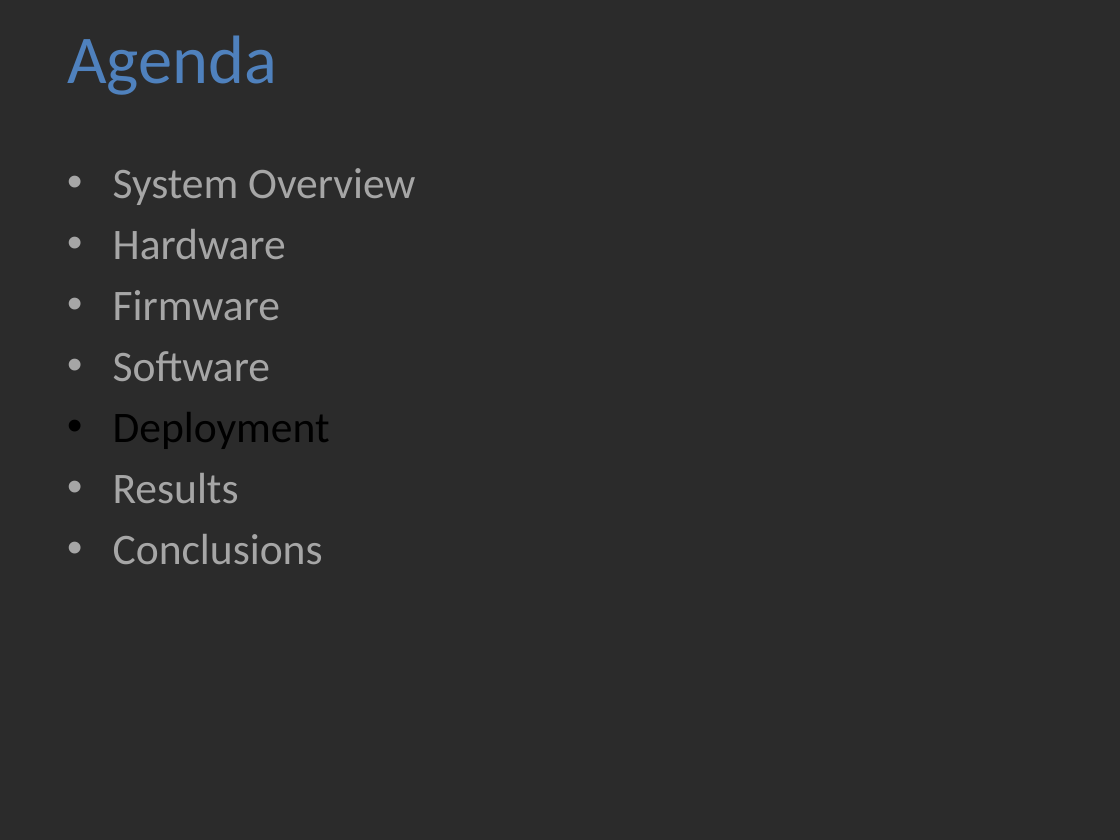
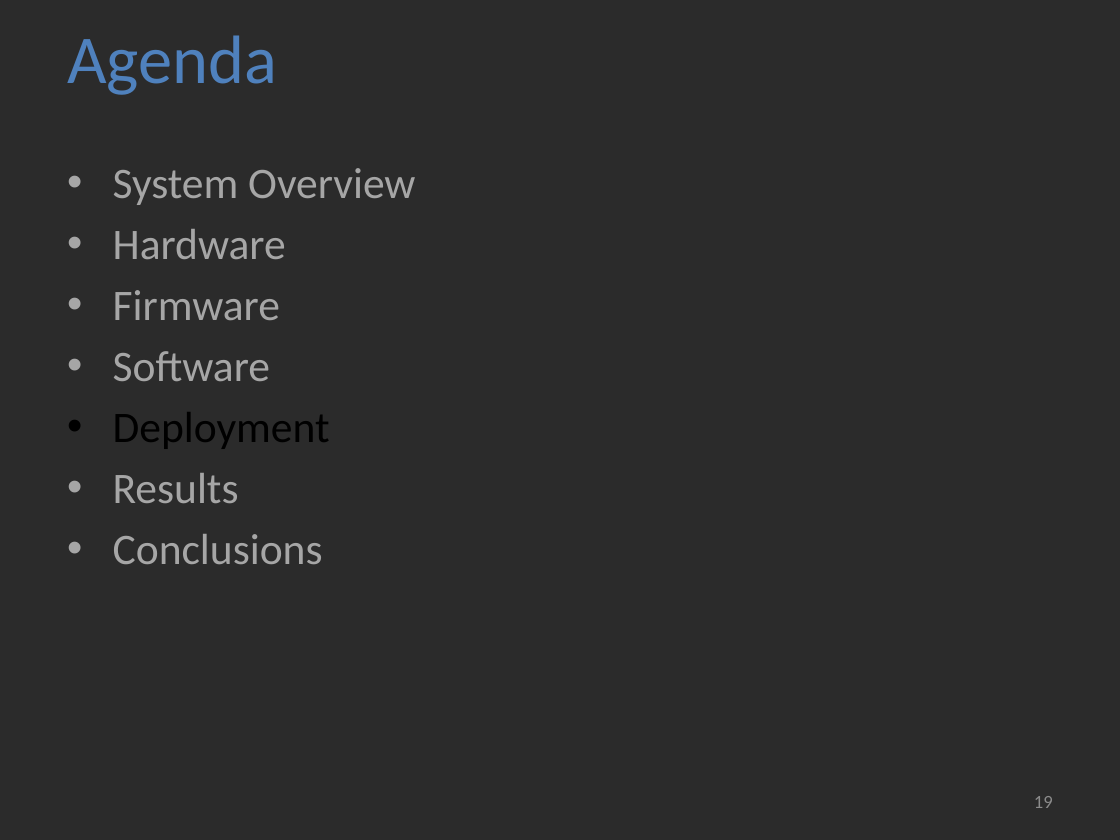
Before and after one commit to jolleekin/tiu-tracking, a slide deck: slide 19 of Docs/TIU_Tracking_Presentation_v1.pptx (slide 17 before the commit). Drawn at 1120x840 pixels with LibreOffice and Linux fonts; fonts in the diff are those of the drawing; background and template pictures are left out; a plain dark background stands for a picture behind light text. Boxes give left, top, right and bottom in pixels: in the first picture for what was removed or moved away, otherwise in the second. Text is boxed around its words. In the diff, an @@ line names an element or a change of style, - is before the commit and + after.

```diff
--- a/Docs/TIU_Tracking_Presentation_v1.pptx
+++ b/Docs/TIU_Tracking_Presentation_v1.pptx
@@ page number added at box(1034, 796, 1053, 808), 12 pt, text #8C8C8C @@
+19
```
Also in this commit, not shown: 23 other slides changed, 4 slides added, 3 slides removed.
